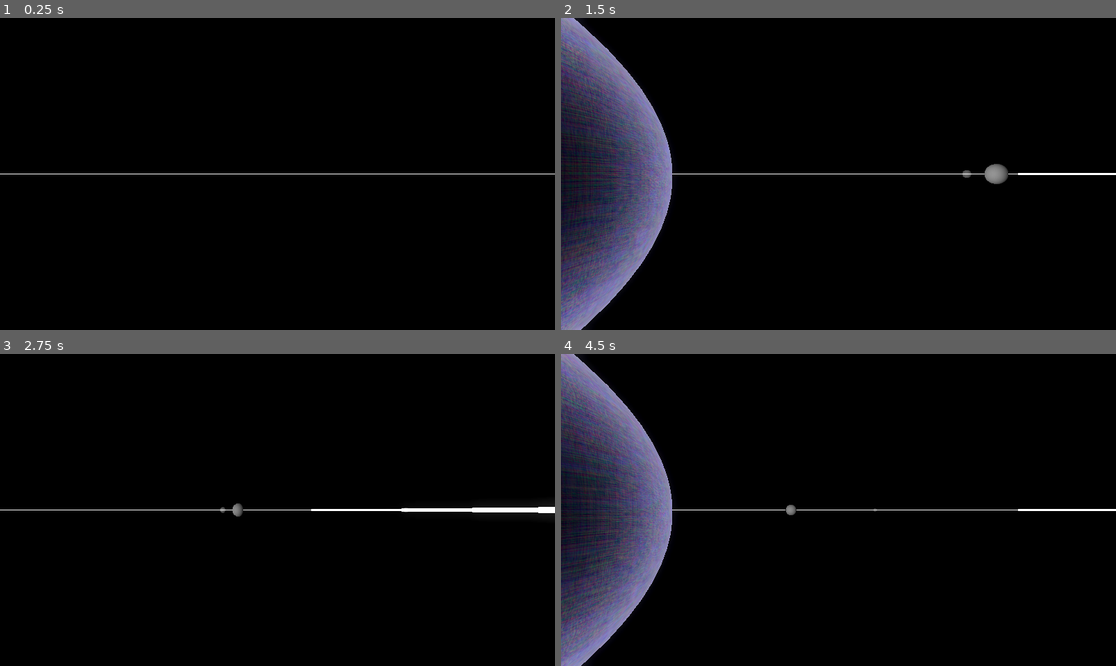
Above: before the commit, frames 1-4 (two rows, left to right).
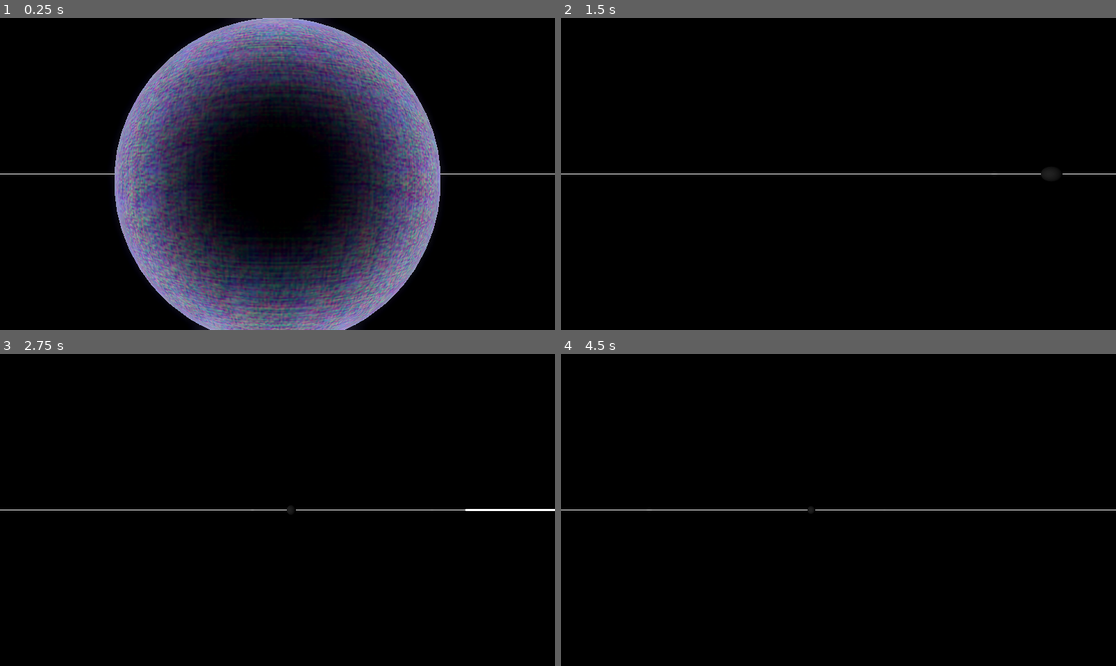
Above: after the commit, the same moments.

Repository: Pekersen/NFTL_Test_1.1
Game: Godot game, scene res://Main/main.tscn
Same seed, same stepped clock (60 frames per second), same inputs: the game is played once before the commit and once after it.
Inputs (mouse positions are in pixels of both pictures, inside the frame that each line leads up to):
- Up to frame 1 (0.25 s): no input
- Up to frame 2 (1.5 s): tap Enter at 0.5 s; move the mouse to (960, 158) at 0.52 s; hold D (right) 0.53-1.25 s; hold 0 (camera_confine) 0.53-1.25 s; click (960, 158) at 0.67 s; drag from (727, 189) to (810, 236) at 1.27 s
- Up to frame 3 (2.75 s): move the mouse to (333, 441) at 2.02 s; hold D (right) from 2.03 s (still down); click (333, 441) at 2.1 s
- Up to frame 4 (4.5 s): release D (right) at 2.75 s; drag from (810, 572) to (672, 463) at 2.77 s; move the mouse to (1005, 556) at 3.52 s; hold A (left) 3.53-4.25 s; tap Tab (return) at 3.6 s; drag from (672, 463) to (755, 432) at 4.27 s

The runs differ from the first frame. In frame 1, 38% of the frame differs, in the area x 20-80%, y 0-100%; in frame 2, 15%; in frame 3, 0.4%; in frame 4, 14%.

Commit message:
Star Type Reliant Values
Made radius, mass, luminosity, and temperature dependent (though somewhat randomized) on star type.

Diff:
--- a/Celestial Objects/Stars/star.gd
+++ b/Celestial Objects/Stars/star.gd
@@ -4,17 +4,66 @@
 @onready var starCollision = $StarCollision
 @onready var starLight = $StarLight
 
-func _init():
-	radius_variance = [1,4] # arbitrary values
-	mass_variance = [10,15]
-	luminosity_variance = [1,10]
+
+func _on_system_star_gen(star_type):
+	print("Star Type: " + star_type)
+	if star_type == "O":
+		radius_variance = [13.2,20]
+		mass_variance = [16,20]
+		luminosity_variance = [50,70]
+		temperature_variance = [33000, 50000]
+
+	elif star_type == "B":
+		radius_variance = [3.6,13.2]
+		mass_variance = [2.1,16]
+		luminosity_variance = [40,50]
+		temperature_variance = [10000, 33000]
+
+	elif star_type == "A":
+		radius_variance = [2.8,3.6]
+		mass_variance = [1.4,2.1]
+		luminosity_variance = [20,30]
+		temperature_variance = [7300, 10000]
+
+	elif star_type == "F":
+		radius_variance = [2.2,2.8]
+		mass_variance = [1.04,1.4]
+		luminosity_variance = [10,20]
+		temperature_variance = [6000, 7300]
+
+	elif star_type == "G":
+		radius_variance = [1.8,2.2]
+		mass_variance = [0.8,1.04]
+		luminosity_variance = [5,10]
+		temperature_variance = [5300, 6000]
+
+	elif star_type == "K":
+		radius_variance = [1.4,1.8]
+		mass_variance = [0.45,0.8]
+		luminosity_variance = [1,5]
+		temperature_variance = [3900, 5300]
+
+	elif star_type == "M":
+		radius_variance = [1,1.4]
+		mass_variance = [0.08,0.45]
+		luminosity_variance = [0.5,1]
+		temperature_variance = [2300, 3900]
+
+	print(radius_variance)
+	print(mass_variance)
+	print(luminosity_variance)
+	print(temperature_variance)
 
 	radius = offsetValue(radius_variance)
 	mass = offsetValue(mass_variance)
 	luminosity = offsetValue(luminosity_variance)
+	temperature = offsetValue(temperature_variance)
 
-# Called when the node enters the scene tree for the first time.
-func _ready():
+	print("Radius: " + str(radius))
+	print("Mass: " + str(mass))
+	print("Luminosity: " + str(luminosity))
+	print("Temperature: " + str(temperature))
+
 	starMesh.mesh.radius = radius
 	starMesh.mesh.height = radius * 2
 
@@ -23,6 +72,13 @@
 	print(luminosity)
 	starLight.light_energy = luminosity
 
+func _init():
+	pass
+
+# Called when the node enters the scene tree for the first time.
+func _ready():
+	pass
+
 # Called every frame. 'delta' is the elapsed time since the previous frame.
 func _process(delta):
 	pass
--- a/Celestial Objects/celestial_objects.gd
+++ b/Celestial Objects/celestial_objects.gd
@@ -11,7 +11,7 @@
 var radius_variance : Array[float]
 var mass_variance : Array[float]
 var temperature_variance : Array[float]
-
+#: Array[float]
 
 # When clicking on an object, there will be additional space where the click will go through even
 # though user is clicking on nothing visually
--- a/Generation/generate_system.gd
+++ b/Generation/generate_system.gd
@@ -5,13 +5,15 @@
 @export var num_astroids_variance : Array[int] = [0, 0]
 
 @onready var planet = preload("res://Celestial Objects/Planets/planet.tscn")
+@onready var star = preload("res://Celestial Objects/Stars/star.tscn")
 
 var num_planets : int
 var num_astroids : int
-#var star_types = ["M", "K", "G", "F", "A", "B", "O"]
 var star_type : String
 
 var orbit_sum := 0.0
+
+signal star_gen(star_type)
 
 func initVars():
 	print(num_planets_variance)
@@ -19,9 +21,6 @@
 	num_astroids = offsetValue(num_astroids_variance)
 
 	star_type = pick_star_type()
-
-	#star_type = star_types.pick_random()
-	print(star_type)
 
 # for randomness
 var rng = RandomNumberGenerator.new()
@@ -66,17 +65,9 @@
 
 func initPlanetVars(planetInstance):
 	# TEMP VALUES
-	planetInstance.distance = offsetValue([5.0,15.0]) + orbit_sum
+	planetInstance.distance = offsetValue([11.0,20.0]) + orbit_sum #LOOK AT LATER
 	planetInstance.orbit_speed = offsetValue([0.5,1.0])
 	planetInstance.radius = offsetValue([0.1,0.5])
 
-
-func initStarChildren():
-	pass
-
-func initStarVars(starInstance):
-	pass
-
 func initStar():
-	initStarChildren()
-	#initStarVars(starInstance)
+	star_gen.emit(star_type)
--- a/Main/main.tscn
+++ b/Main/main.tscn
@@ -30,3 +30,5 @@
 script = ExtResource("4_synmx")
 num_planets_variance = Array[int]([1, 5])
 num_astroids_variance = Array[int]([1, 3])
+
+[connection signal="star_gen" from="System" to="Star" method="_on_system_star_gen"]
